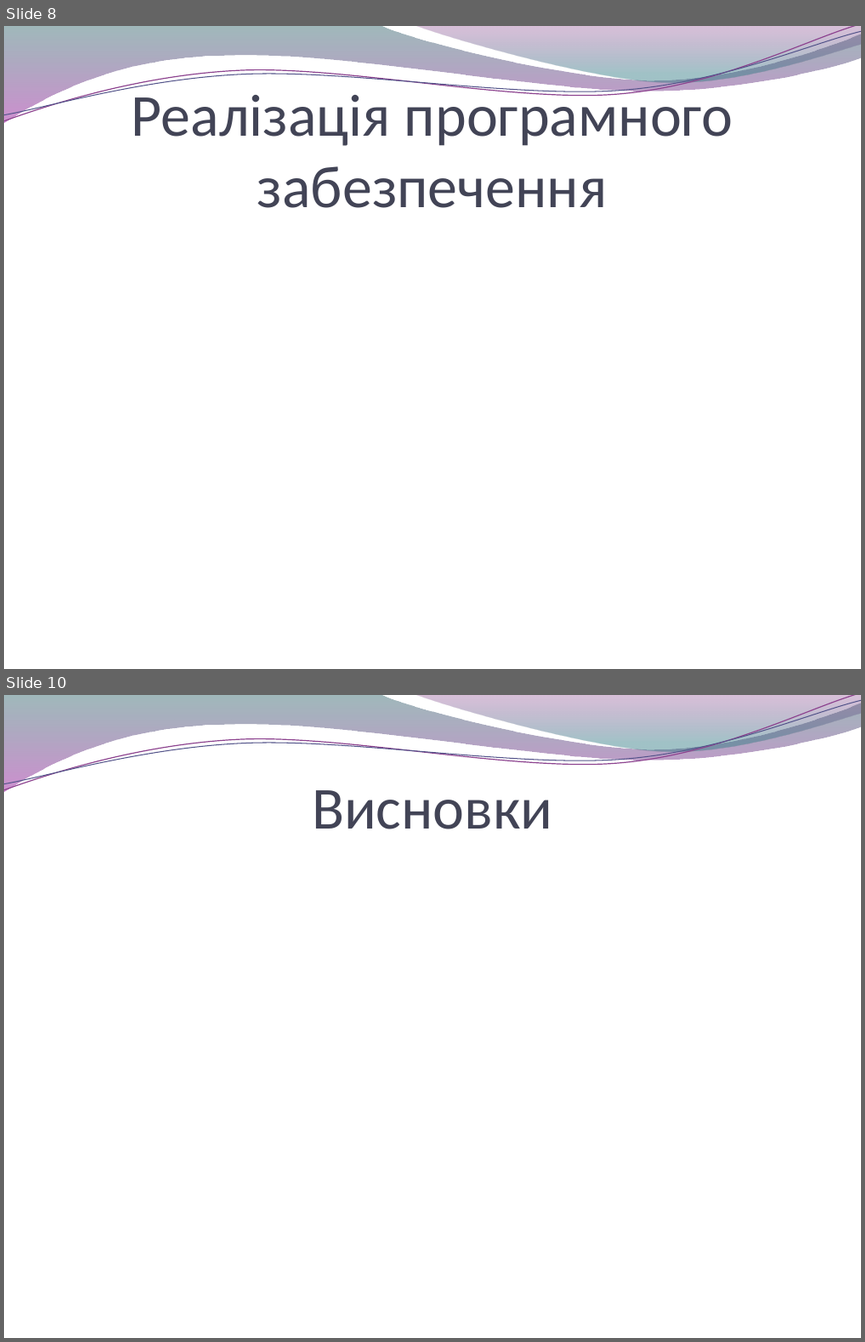
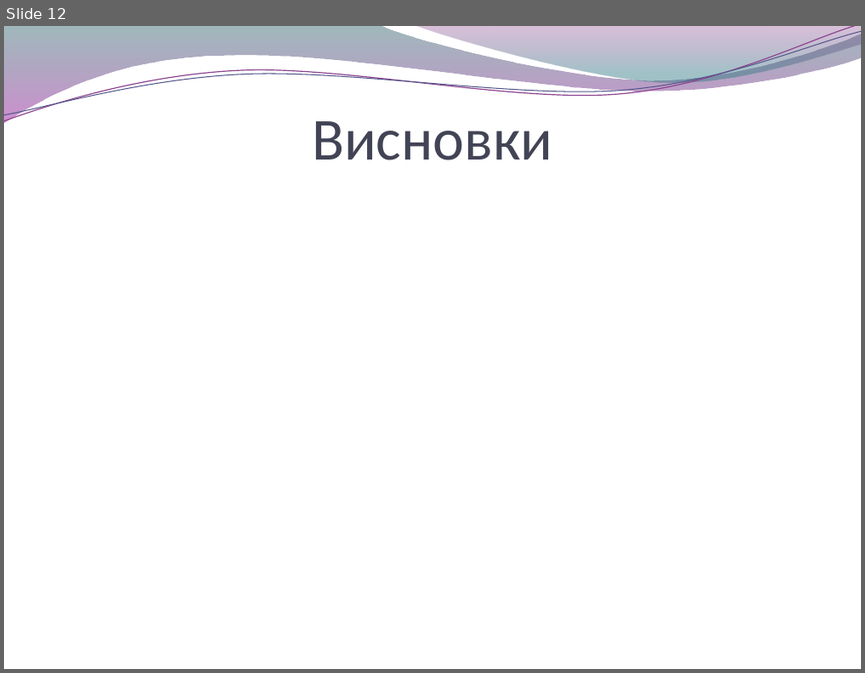
Before and after one commit to byYuraGudan/eMenu, a slide deck: Report/Презентація диплому.pptx. Shown one above the other, each under a label of ours: slides 8 and 10 before the commit, slide 12 after it; the slides between them are not shown. The pictures are 865x1342 and 865x673 pixels, drawn with LibreOffice and Linux fonts; fonts in the diff are those of the drawing; background and template pictures are left out. Boxes give left, top, right and bottom in pixels: in the first picture for what was removed or moved away, otherwise in the second. Text is boxed around its words. In the diff, an @@ line names an element or a change of style, - is before the commit and + after.

```diff
--- a/Report/Презентація диплому.pptx
+++ b/Report/Презентація диплому.pptx
@@ slide 8 removed at (4, 26, 861, 669), background picture (left out); not listed: 4 template elements that a slide beside it also shows @@
@@ title removed at (132, 86, 732, 208) @@
-Реалізація програмного забезпечення
@@ what was slide 10 is now slide 12 @@
```
Also in this commit, not shown: 1 slide changed, 4 slides added, 1 other slide removed, 4 other files.
